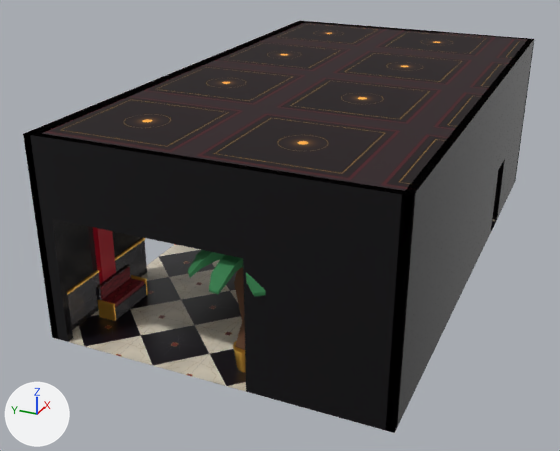
The glTF model tools/paquet_essai/casino_minuit/decor/zone-R-CAGE.glb as it was, and as the next commit left it.
Before and after are seen from a 50 mm lens placed at (7.05, -24.18, 10.79), pointed at (26.5, -15.43, 1.07). The axes (+X, +Y, +Z) are drawn at lower left. The lights are the same throughout. The first picture is the older version. Where no turn or scale is listed for an object, it has been applied to the vertices.

The first picture shows 'props', 'static', 'static.001', 'static.002', 'static.003', 'static.008'.
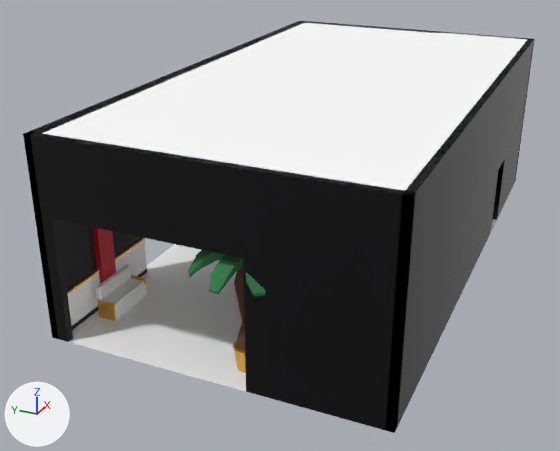
What differs and where, as boxes (x1, y1, x2, y2) in the pictures (560 x 451 px):
'static.001', surface changed (black to white)
    both: (30, 21, 534, 195)
'static', surface changed (grey to white)
    both: (69, 219, 497, 391)
'static.003', surface changed (black to grey)
    both: (68, 240, 147, 325)
'static.008', surface changed (red to grey)
    both: (100, 267, 144, 307)

The edits, one by one:
Picture 'matiere.png' (img_matiere_png) is new.
Material 'da.damier' (mat_da_damier) changes its picture from img_5796a0821b1410aa_png to img_matiere_png.
Material 'da.plafondBas' (mat_da_plafondbas) changes its picture from img_9be791e16c2f94d6_png to img_matiere_png.
Material 'da.marbreNoir' (mat_da_marbrenoir) changes its picture from img_c68ceb6d1e4fd50d_png to img_matiere_png.
Material 'da.capitonRouge' (mat_da_capitonrouge) changes its picture from img_71eeb0cd74eb0fa6_png to img_matiere_png.
